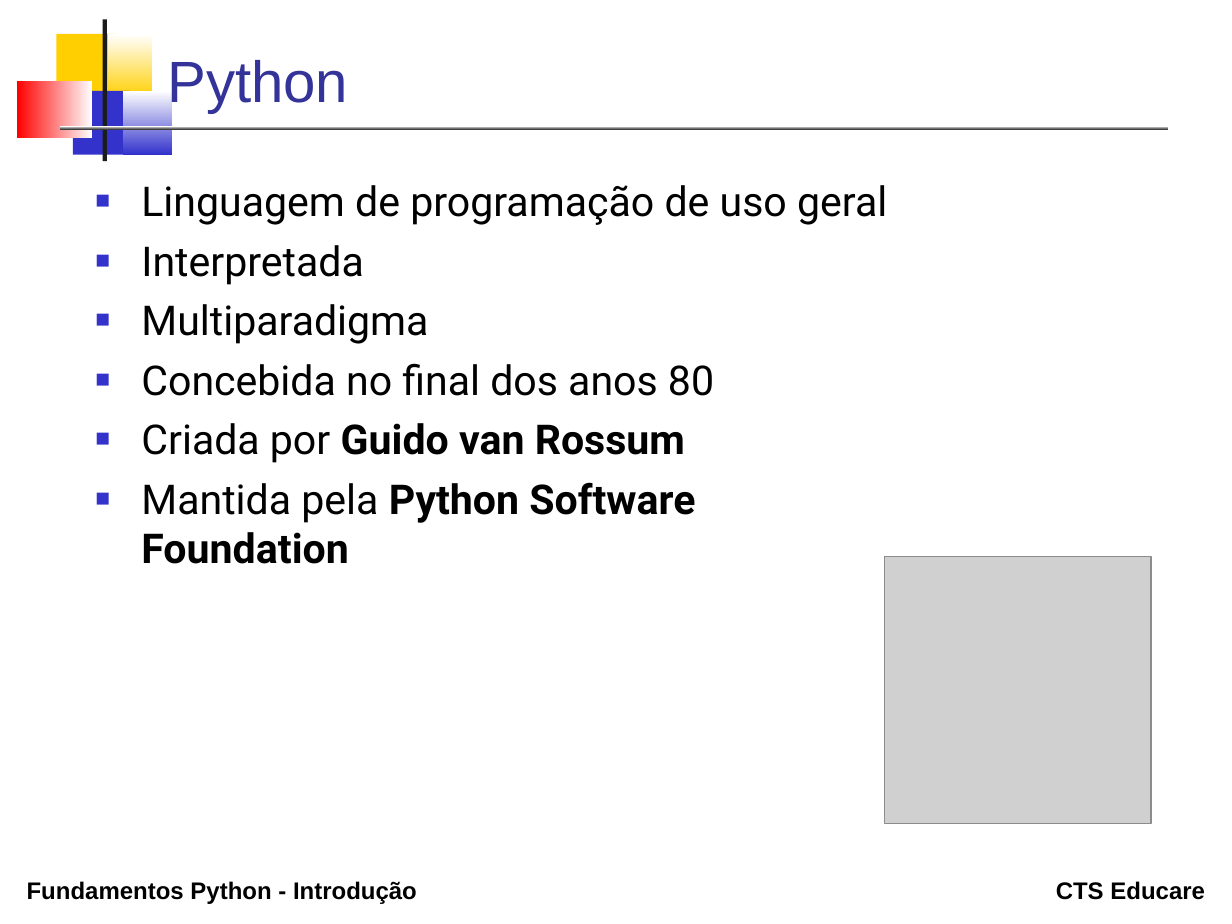
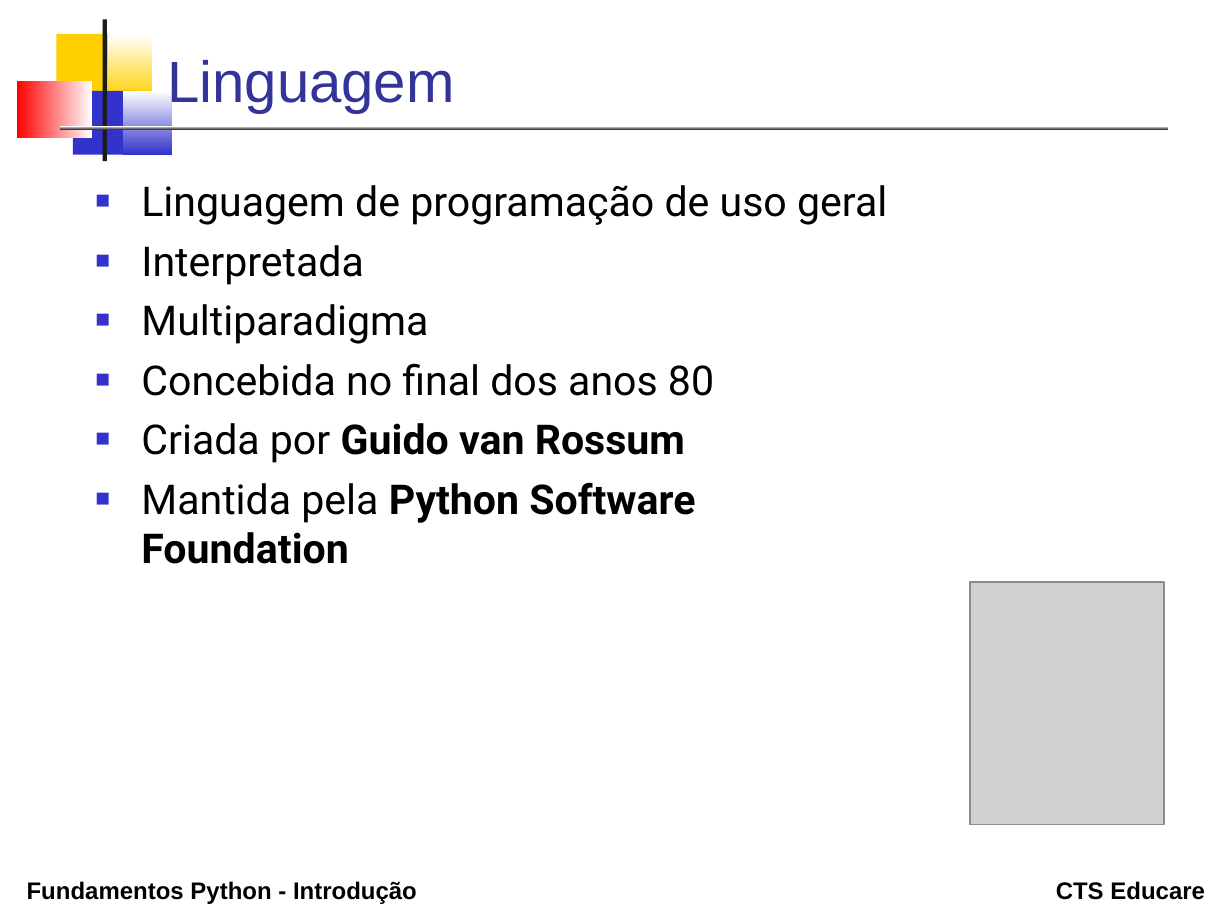
Before and after one commit to erosvitor/curso-python-fundamentos, a slide deck: slide 3 of topicos/01_introducao/Introducao.odp. Drawn at 1232x924 pixels with LibreOffice and Linux fonts; fonts in the diff are those of the drawing; grey boxes stand for pictures. Boxes give left, top, right and bottom in pixels: in the first picture for what was removed or moved away, otherwise in the second. Text is boxed around its words. In the diff, an @@ line names an element or a change of style, - is before the commit and + after.

```diff
--- a/topicos/01_introducao/Introducao.odp
+++ b/topicos/01_introducao/Introducao.odp
@@ title at bbox=[167, 60, 454, 113]: text changed @@
-Python
+Linguagem
@@ picture: place and size @@
-picture at bbox=[885, 557, 1152, 824]
+picture at bbox=[970, 582, 1163, 824]
```
Also in this commit, not shown: 3 other slides changed, 2 slides added, 7 slides removed, 14 other files.
